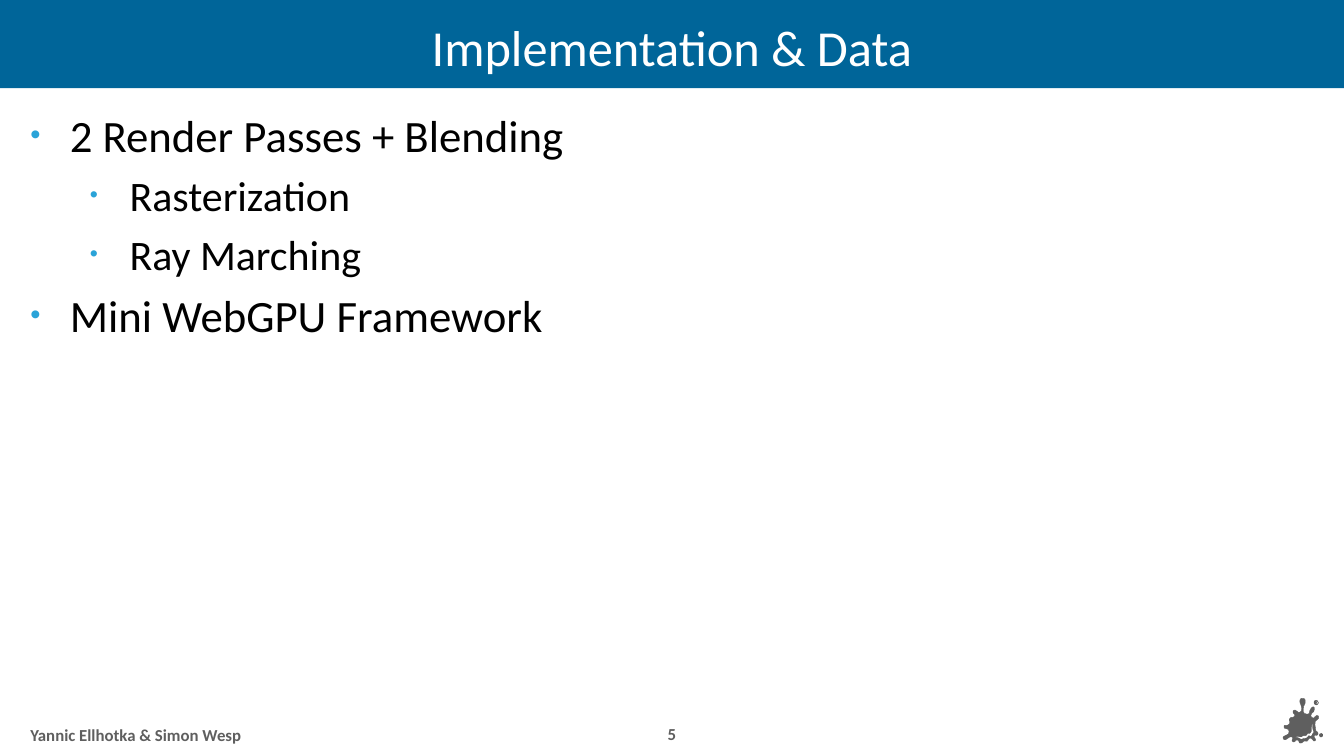
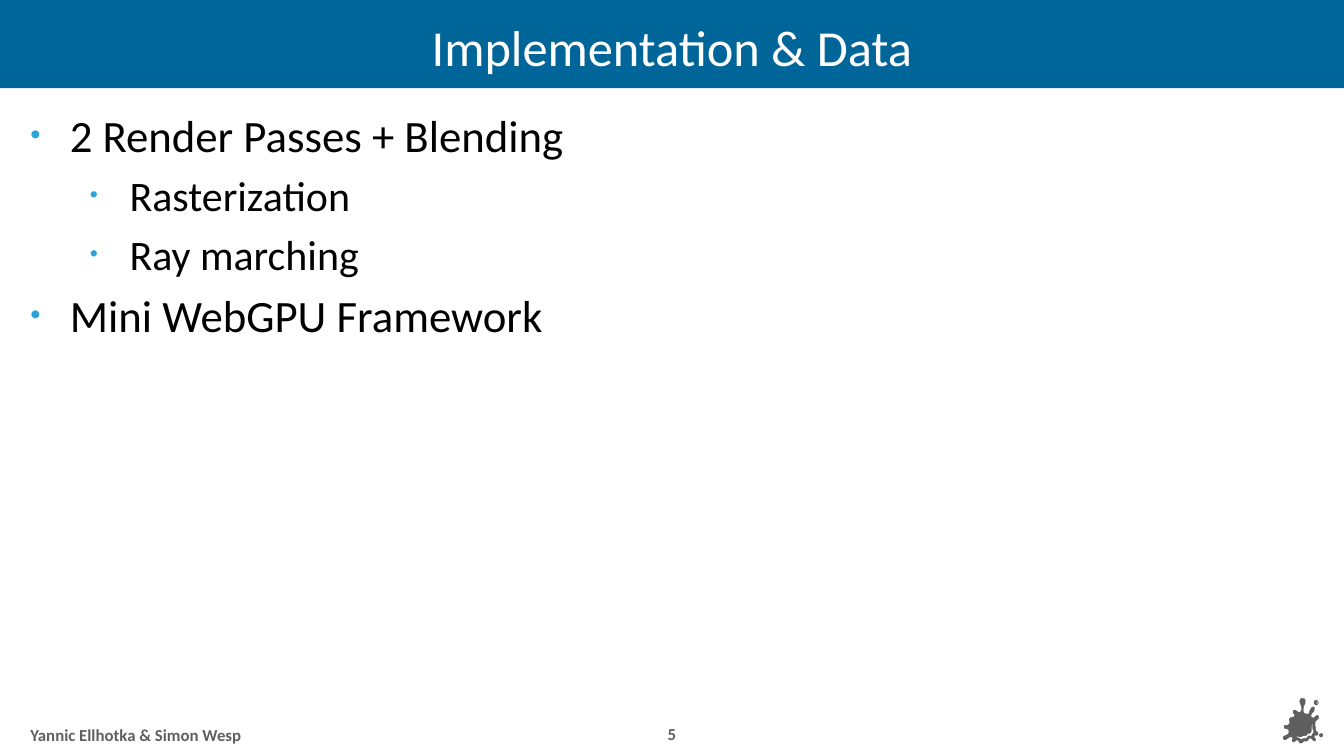
Before and after one commit to YannicEl/Vis2-RTVis-2024WS, a slide deck: slide 5 of presentation 2/slides.pptx. Drawn at 1344x756 pixels with LibreOffice and Linux fonts; fonts in the diff are those of the drawing; background and template pictures are left out. Boxes give left, top, right and bottom in pixels: in the first picture for what was removed or moved away, otherwise in the second. Text is boxed around its words. In the diff, an @@ line names an element or a change of style, - is before the commit and + after.

```diff
--- a/presentation 2/slides.pptx
+++ b/presentation 2/slides.pptx
@@ text at (130,241,359,278): text changed @@
-  • Ray Marching
+  • Ray marching
```
Also in this commit, not shown: 3 other slides changed, 4 other files.
